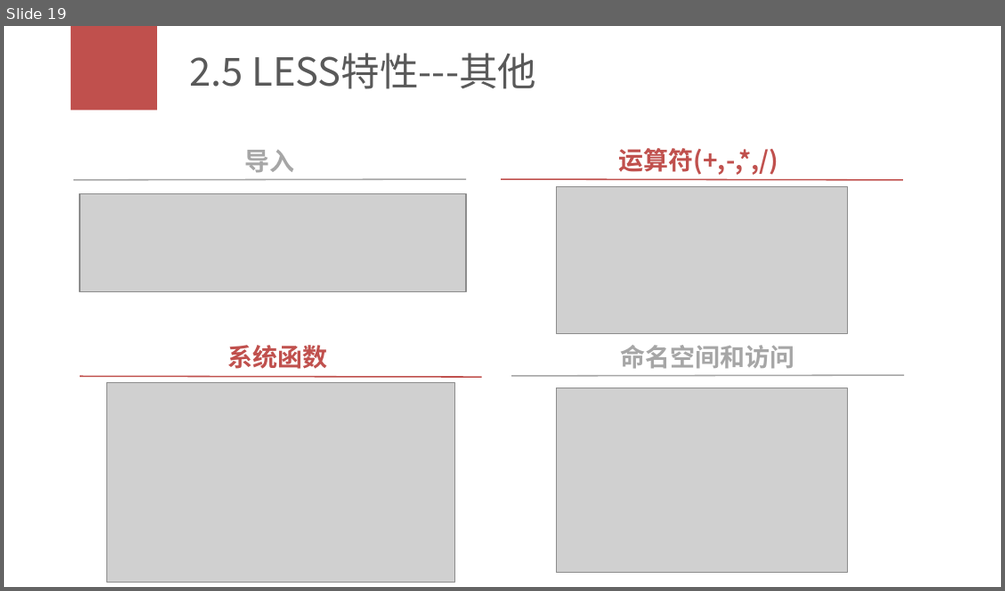
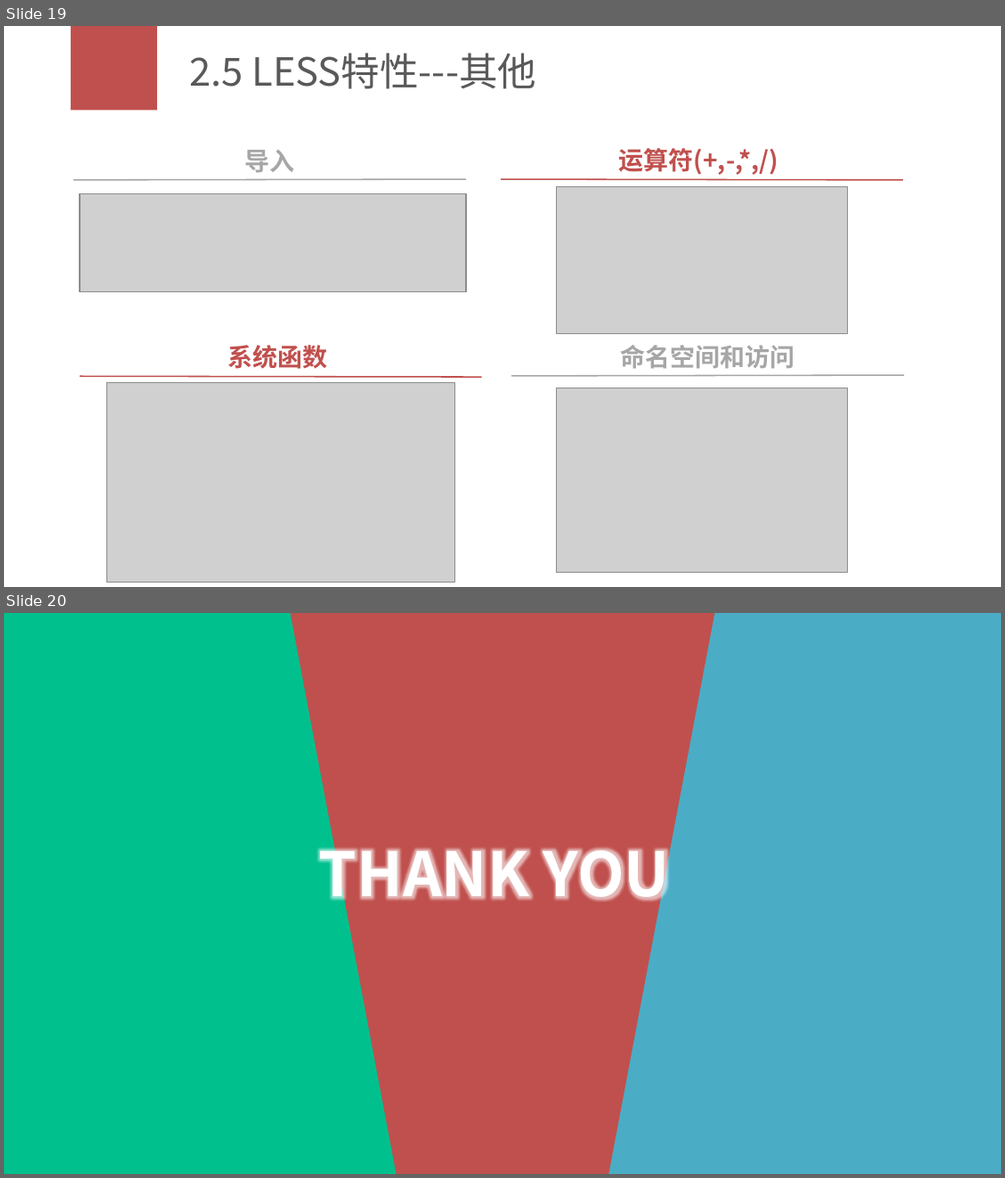
Before and after one commit to zhujiajia1984/studyDoc, a slide deck: 00_学习分享/学习分享_es6_less.pptx. Shown one above the other, each under a label of ours: slide 19 before the commit, slides 19 and 20 after it. The pictures are 1005x591 and 1005x1178 pixels, drawn with LibreOffice and Linux fonts; fonts in the diff are those of the drawing; grey boxes stand for pictures. Boxes give left, top, right and bottom in pixels: in the first picture for what was removed or moved away, otherwise in the second. Text is boxed around its words. In the diff, an @@ line names an element or a change of style, - is before the commit and + after.

```diff
--- a/00_学习分享/学习分享_es6_less.pptx
+++ b/00_学习分享/学习分享_es6_less.pptx
@@ slide 20 added at (4,613,1001,1174), background #00C08E @@
@@ trapezoid added at (290,613,715,1174), fill #C0504D @@
@@ rectangle added at (589,613,1001,1174), fill #4BACC6 @@
@@ text added at (318,834,670,911), 44 pt, text #FFFFFF, bold @@
+THANK YOU
```
Also in this commit, not shown: 2 slides changed, 1 slide removed.
